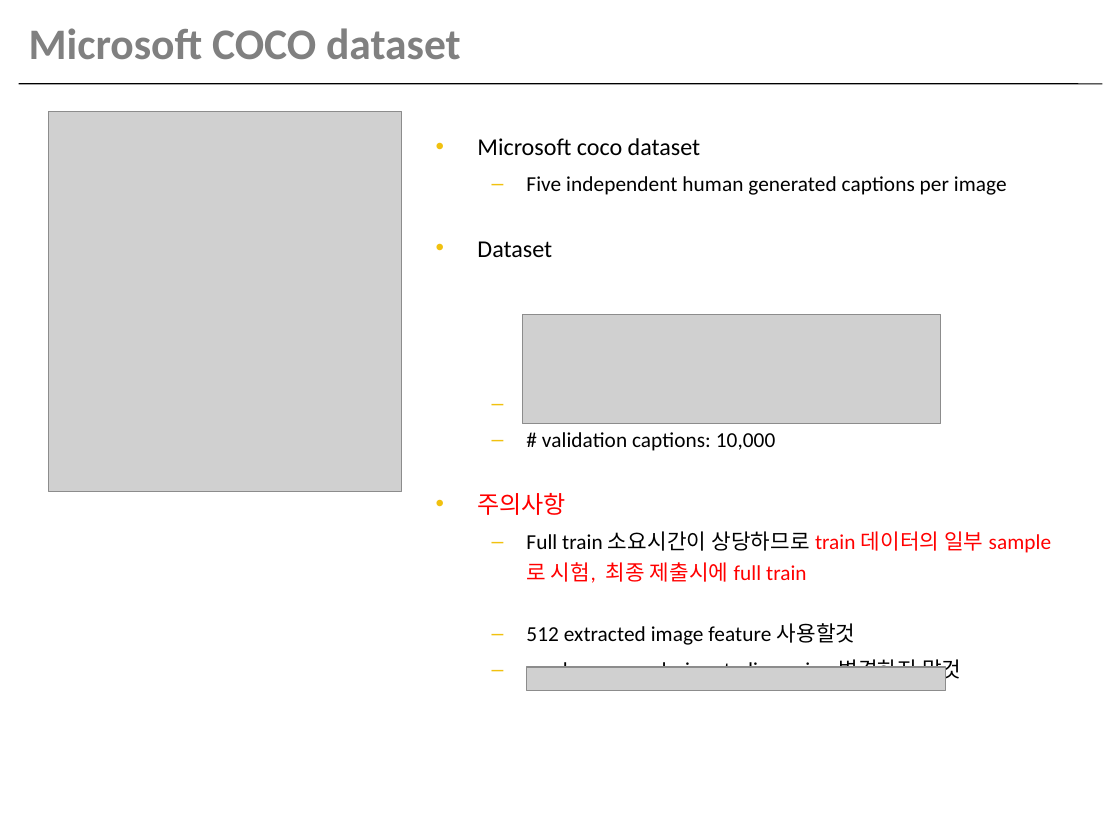
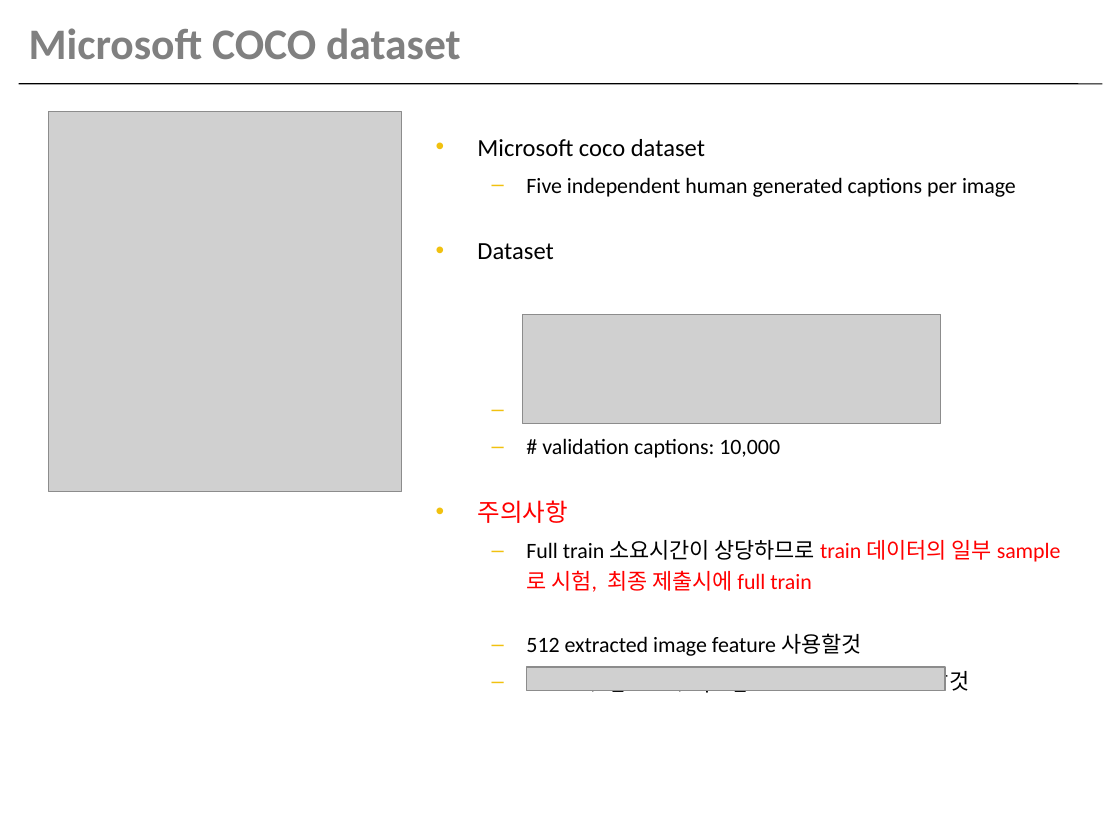
Before and after one commit to haithienld/deep-learning-snu, a slide deck: slide 8 of Assignment3.pptx. Drawn at 1120x840 pixels with LibreOffice and Linux fonts; fonts in the diff are those of the drawing; grey boxes stand for pictures. Boxes give left, top, right and bottom in pixels: in the first picture for what was removed or moved away, otherwise in the second. Text is boxed around its words. In the diff, an @@ line names an element or a change of style, - is before the commit and + after.

```diff
--- a/Assignment3.pptx
+++ b/Assignment3.pptx
@@ text "Microsoft coco dataset" at [477, 139, 1016, 695]: size 15.5 to 15.8 pt in "Microsoft coco dataset", "Dataset", "주의사항"; size 13.8 to 14.1 pt in "Five independent human generated captions per image", "# train captions : 400,135", "# validation captions: 10,000", "Full train 소요시간이 상당하므로 train 데이터의 일부 ..." and 2 more places @@
```
Also in this commit, not shown: 4 other slides changed, 5 other files.
